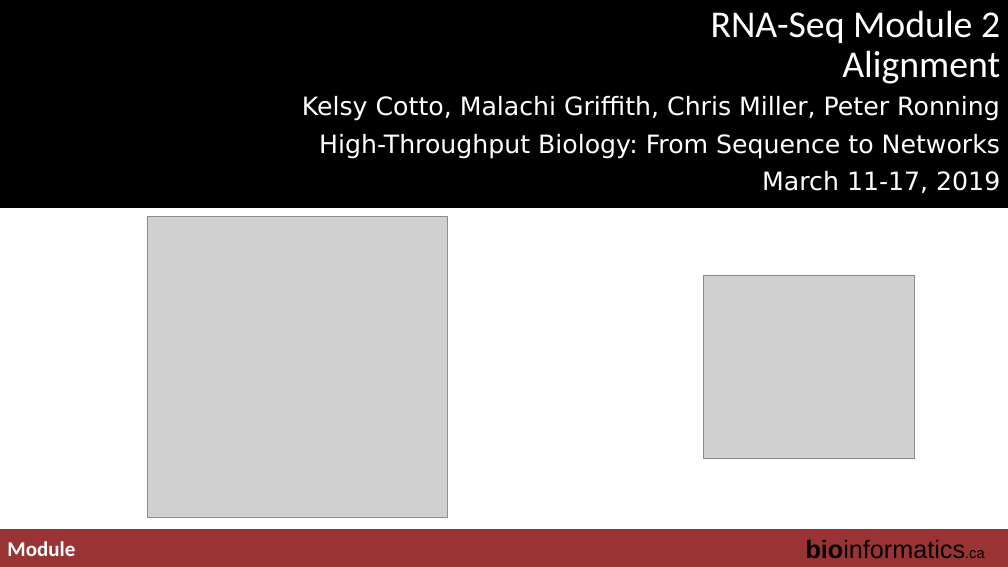
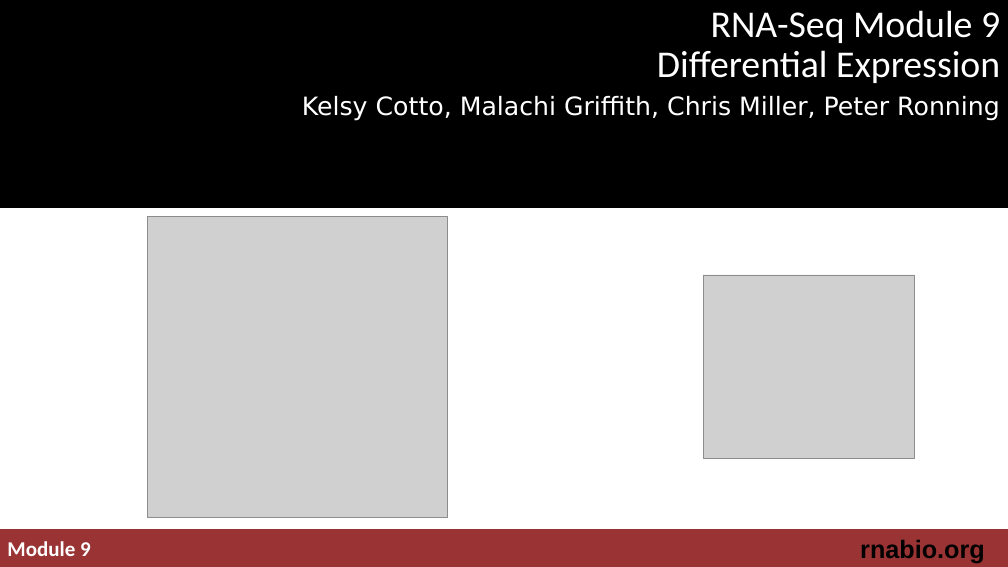
Before and after one commit to griffithlab/rnabio.org, a slide deck: slide 1 of assets/lectures/cbw-cshl/2019/mini/RNASeq_MiniLecture_09_03_DifferentialExpression.pptx (slide 3 before the commit). Drawn at 1008x567 pixels with LibreOffice and Linux fonts; fonts in the diff are those of the drawing; grey boxes stand for pictures; background and template pictures are left out. Boxes give left, top, right and bottom in pixels: in the first picture for what was removed or moved away, otherwise in the second. Text is boxed around its words. In the diff, an @@ line names an element or a change of style, - is before the commit and + after.

```diff
--- a/assets/lectures/cbw-cshl/2019/mini/RNASeq_MiniLecture_09_03_DifferentialExpression.pptx
+++ b/assets/lectures/cbw-cshl/2019/mini/RNASeq_MiniLecture_09_03_DifferentialExpression.pptx
@@ title at [657,10,1000,83]: text changed @@
-RNA-Seq Module 2
-Alignment
+RNA-Seq Module 9
+Differential Expression
@@ subtitle at [319,134,1000,193]: paragraphs removed @@
-High-Throughput Biology: From Sequence to Networks
-March 11-17, 2019
@@ text at [860,539,985,563]: text changed; bold on @@
-bioinformatics.ca
+rnabio.org
@@ text at [7,541,91,556]: text changed @@
-Module
+Module 9
```
Also in this commit, not shown: 11 other slides changed, 2 slides removed, 6 other files.
